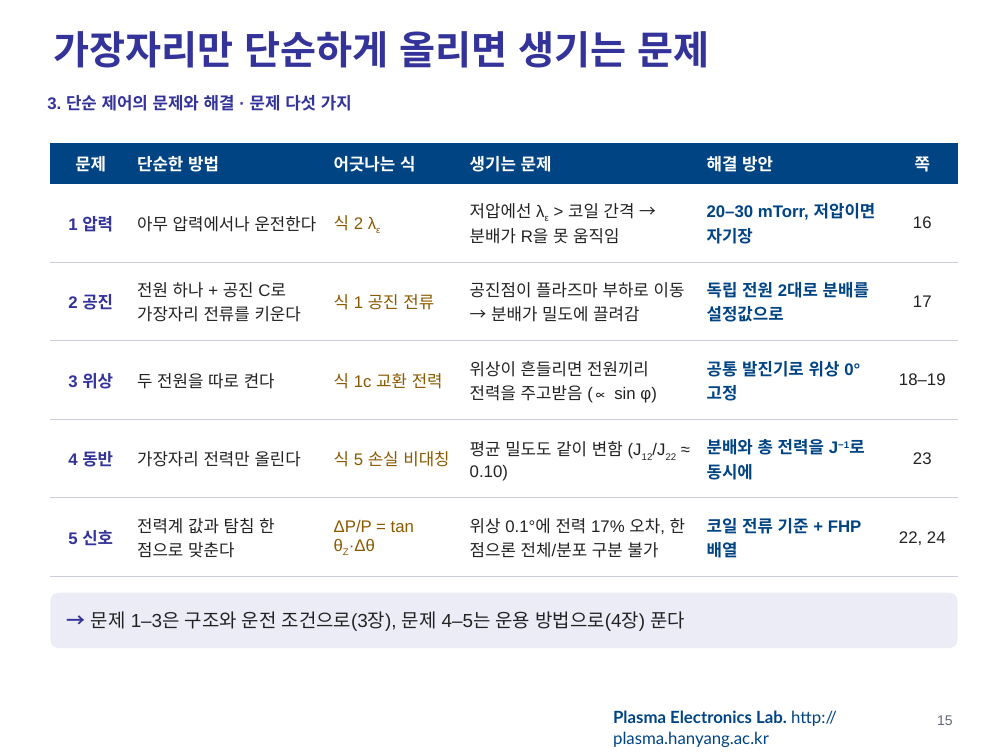
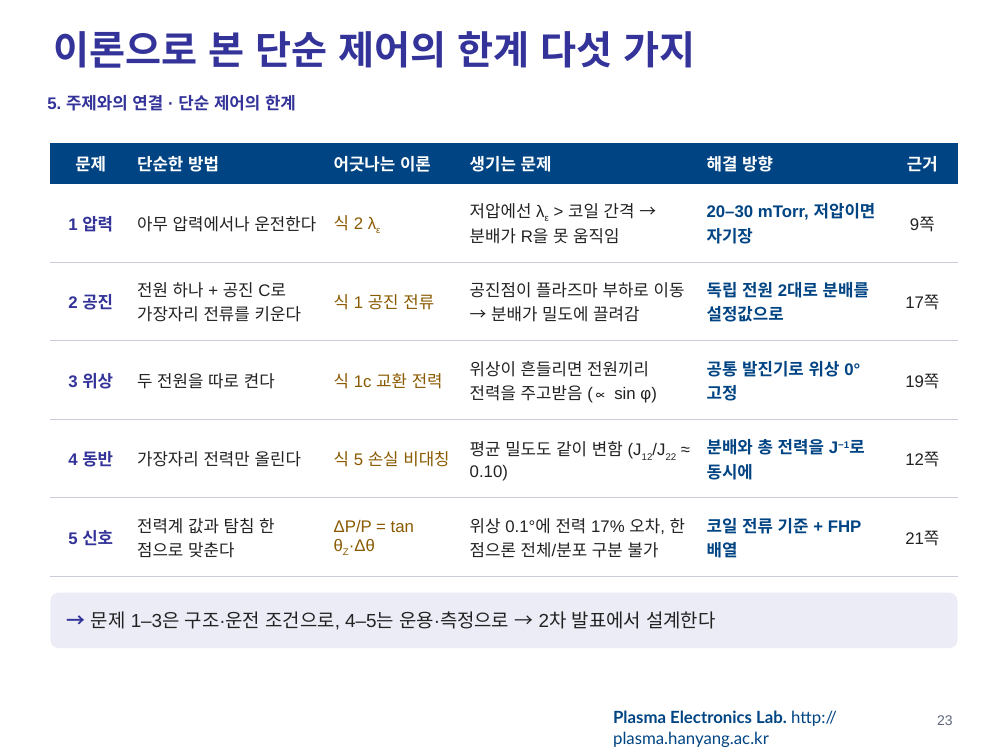
Before and after one commit to garlicjam-pyo/plasma, a slide deck: slide 23 of presentations/1차발표_최종.pptx (slide 15 before the commit). Drawn at 1008x756 pixels with LibreOffice and Linux fonts; fonts in the diff are those of the drawing; background and template pictures are left out. Boxes give left, top, right and bottom in pixels: in the first picture for what was removed or moved away, otherwise in the second. Text is boxed around its words. In the diff, an @@ line names an element or a change of style, - is before the commit and + after.

```diff
--- a/presentations/1차발표_최종.pptx
+++ b/presentations/1차발표_최종.pptx
@@ title at [54,31,695,68]: text changed @@
-가장자리만 단순하게 올리면 생기는 문제
+이론으로 본 단순 제어의 한계 다섯 가지
@@ text at [47,95,296,111]: text changed @@
-3. 단순 제어의 문제와 해결 · 문제 다섯 가지
+5. 주제와의 연결 · 단순 제어의 한계
@@ table at [50,143,958,577] @@
-row 1: 문제 | 단순한 방법 | 어긋나는 식 | 생기는 문제 | 해결 방안 | 쪽
+row 1: 문제 | 단순한 방법 | 어긋나는 이론 | 생기는 문제 | 해결 방향 | 근거
-row 2, column 6: 16
+row 2, column 6: 9쪽
-row 3, column 6: 17
+row 3, column 6: 17쪽
-row 4, column 6: 18–19
+row 4, column 6: 19쪽
-row 5, column 6: 23
+row 5, column 6: 12쪽
-row 6, column 6: 22, 24
+row 6, column 6: 21쪽
@@ text in rounded rectangle at [91,611,715,630]: text changed @@
-→ 문제 1–3은 구조와 운전 조건으로(3장), 문제 4–5는 운용 방법으로(4장) 푼다
+→ 문제 1–3은 구조·운전 조건으로, 4–5는 운용·측정으로 → 2차 발표에서 설계한다
@@ page number at [937,715,953,725]: text changed @@
-15
+23
```
Also in this commit, not shown: 32 other slides changed, 7 slides added, 2 slides removed, 8 other files.
